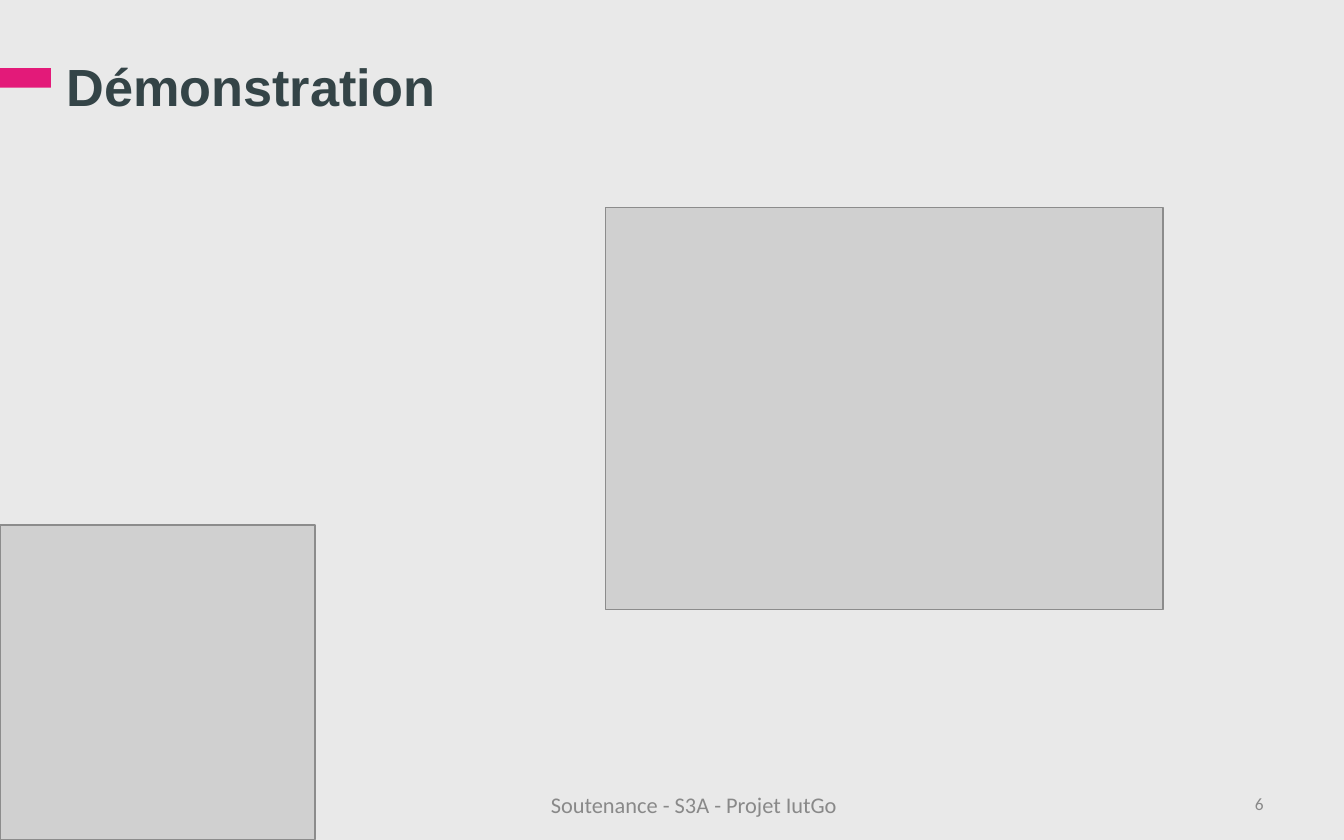
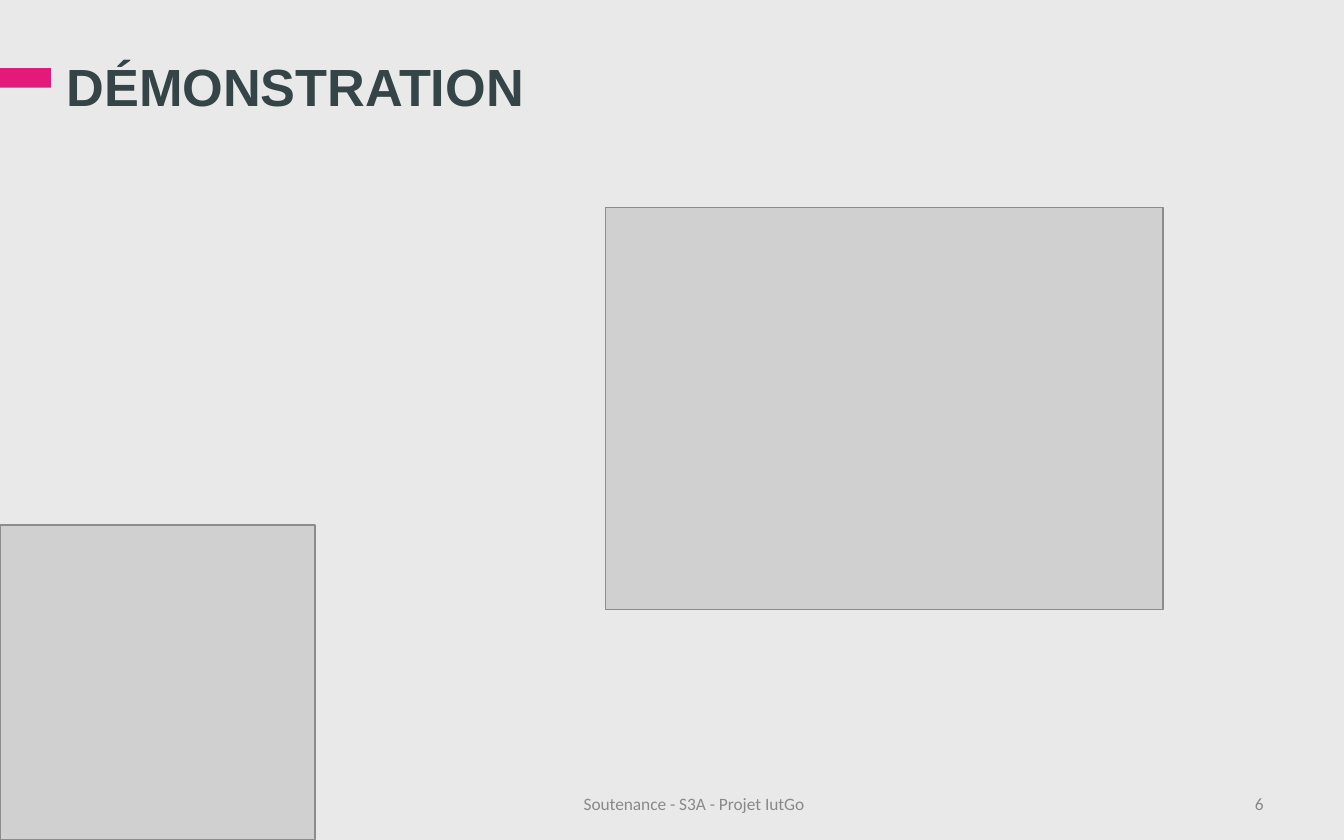
Before and after one commit to iuts3a/IUTGo, a slide deck: slide 6 of Soutenance/Soutenance-IutGo.ppt. Drawn at 1344x840 pixels with LibreOffice and Linux fonts; fonts in the diff are those of the drawing; grey boxes stand for pictures; background and template pictures are left out. Boxes give left, top, right and bottom in pixels: in the first picture for what was removed or moved away, otherwise in the second. Text is boxed around its words. In the diff, an @@ line names an element or a change of style, - is before the commit and + after.

```diff
--- a/Soutenance/Soutenance-IutGo.ppt
+++ b/Soutenance/Soutenance-IutGo.ppt
@@ title at [67, 65, 524, 107]: text changed @@
-Démonstration
+DÉMONSTRATION
@@ text "Soutenance - S3A - Projet ..." at [584, 798, 804, 813]: size 12 to 9.3 pt; line spacing 1 to 0.8 @@
```
Also in this commit, not shown: 9 other slides changed, 1 other file.
